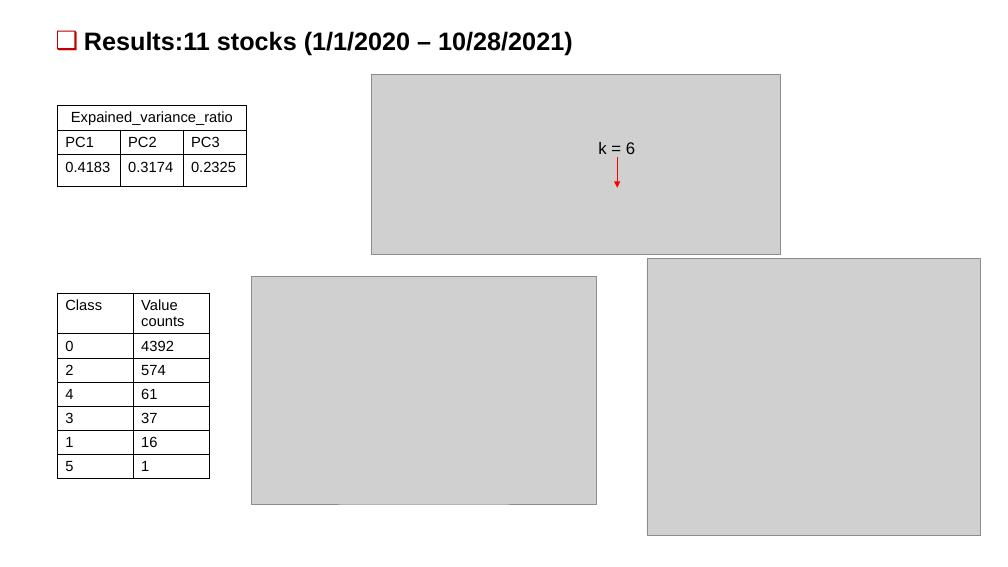
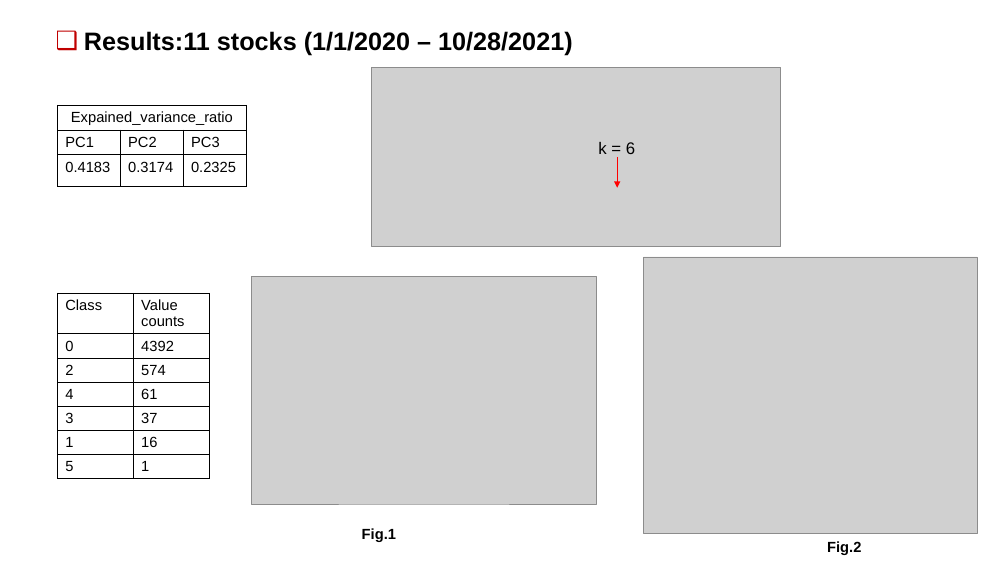
Before and after one commit to LukeMotley/Capstone_Project, a slide deck: slide 6 of Farida_Stocks_Presentation/Stock_Presentation_Farida_v3.pptx. Drawn at 1008x567 pixels with LibreOffice and Linux fonts; fonts in the diff are those of the drawing; grey boxes stand for pictures. Boxes give left, top, right and bottom in pixels: in the first picture for what was removed or moved away, otherwise in the second. Text is boxed around its words. In the diff, an @@ line names an element or a change of style, - is before the commit and + after.

```diff
--- a/Farida_Stocks_Presentation/Stock_Presentation_Farida_v3.pptx
+++ b/Farida_Stocks_Presentation/Stock_Presentation_Farida_v3.pptx
@@ picture: place and size @@
-picture at [372,75,781,255]
+picture at [372,67,781,247]
@@ picture: place and size @@
-picture at [647,259,981,535]
+picture at [644,257,977,534]
@@ text added at [362,528,396,542], 14 pt, text #000000, bold @@
+Fig.1
@@ text added at [827,541,861,555], 14 pt, text #000000, bold @@
+Fig.2
```
Also in this commit, not shown: 3 other slides changed.
